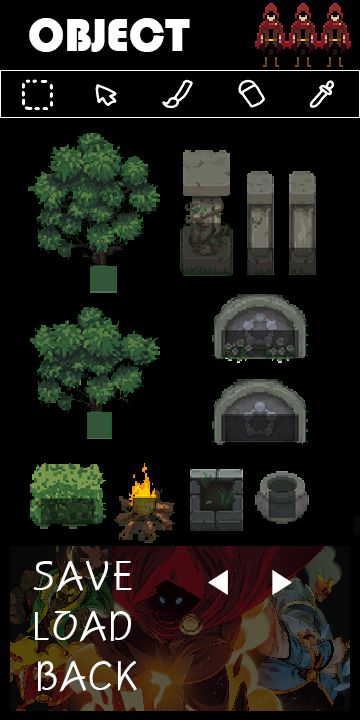
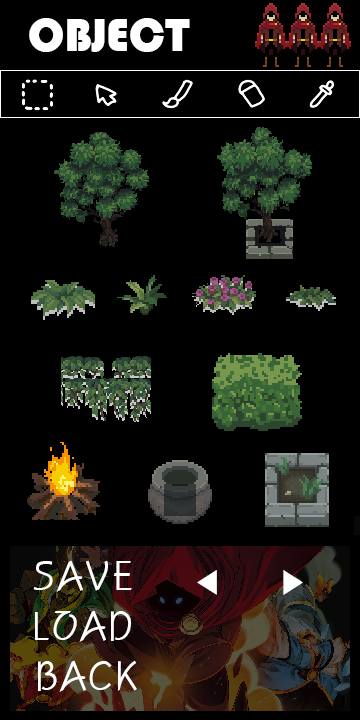
Layered file, before and after one edit (360px x 720px). Changes by layer:
added layer "레이어 39" above "레이어 40" over (x1=217, y1=127, x2=312, y2=242)
added layer "레이어 40" above "레이어 38" over (x1=31, y1=280, x2=95, y2=320)
added layer "레이어 38" above "레이어 41" over (x1=54, y1=132, x2=149, y2=247)
added layer "레이어 41" above "레이어 36" over (x1=117, y1=275, x2=167, y2=315)
added layer "레이어 36" above "레이어 43" over (x1=61, y1=356, x2=151, y2=422)
added layer "레이어 43" above "레이어 42" over (x1=286, y1=285, x2=336, y2=311)
added layer "레이어 42" above "레이어 35" over (x1=192, y1=275, x2=256, y2=315)
added layer "레이어 35" above "레이어 34" over (x1=27, y1=442, x2=100, y2=520)
added layer "레이어 34" above "레이어 44" over (x1=212, y1=353, x2=302, y2=431)
added layer "레이어 44" above "레이어 45" over (x1=148, y1=460, x2=212, y2=524)
added layer "레이어 45" above "레이어 33" over (x1=246, y1=219, x2=293, y2=259)
added layer "레이어 33" above "icon" over (x1=265, y1=453, x2=329, y2=527)
hid "레이어 25" over (x1=28, y1=133, x2=316, y2=543)
painted on "◀ ▶" over (x1=197, y1=570, x2=303, y2=595)
removed layer "OBJECT" (1st of 2) over (x1=85, y1=360, x2=246, y2=394)
